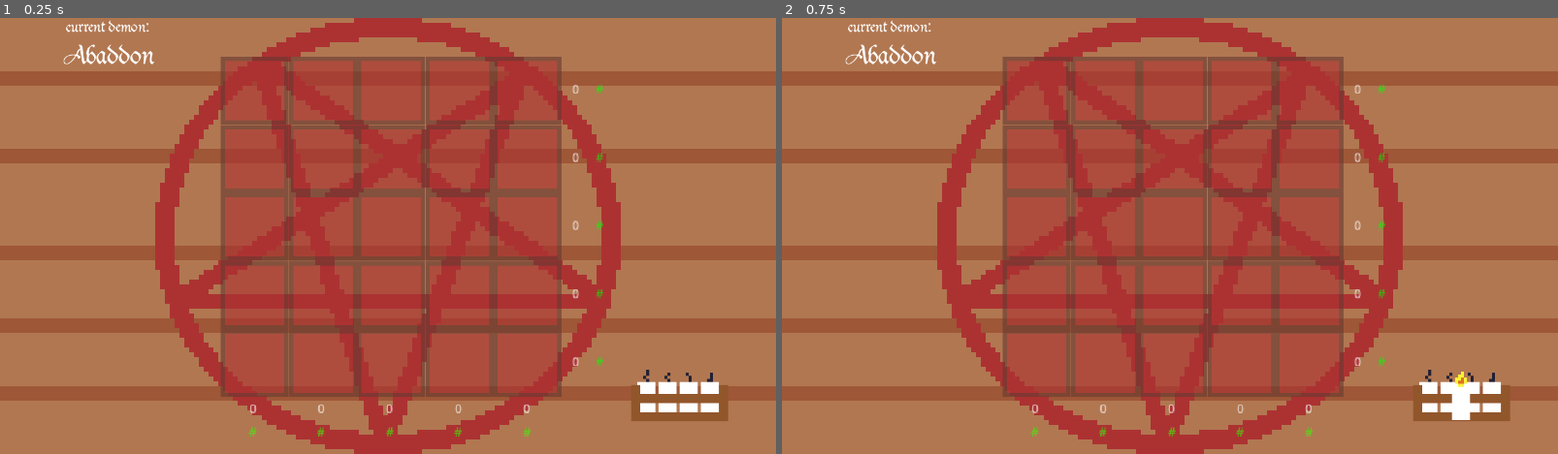
Above: before the commit, frames 1-2 (left to right).
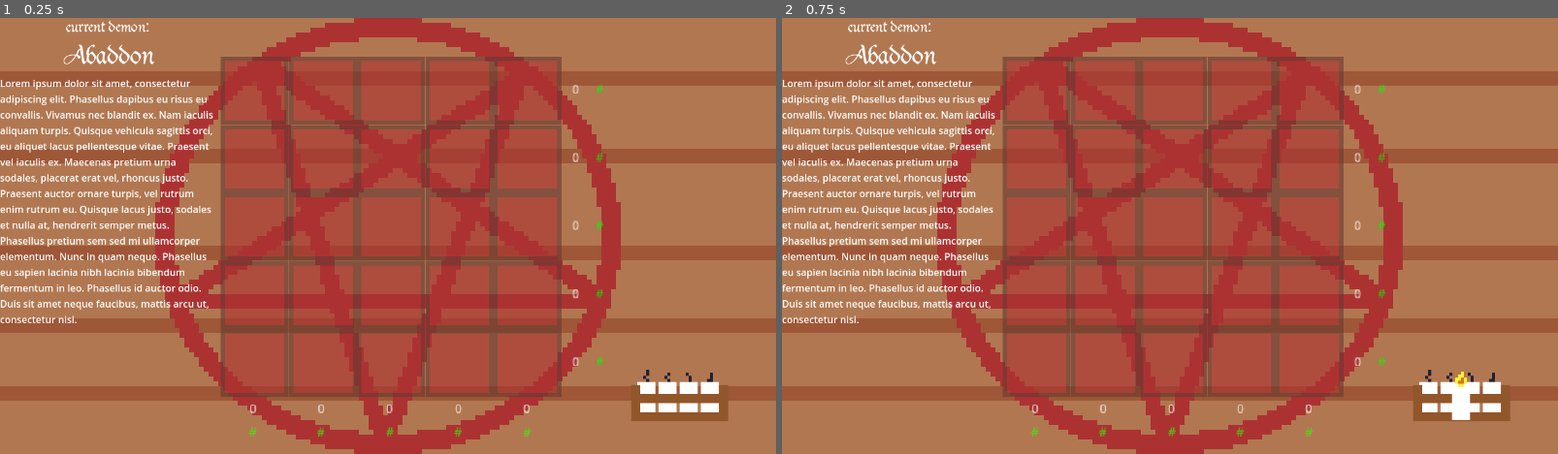
Above: after the commit, the same moments.

Repository: adrientremblay/ld55
Game: Godot game, scene res://scenes/main.tscn
The game is run twice, just before and just after one commit, with the same random seed, the same clock (stepped at 60 frames per second) and the same inputs.
Inputs (mouse positions are in pixels of both pictures, inside the frame that each line leads up to):
- Up to frame 1 (0.25 s): no input
- Up to frame 2 (0.75 s): tap Enter at 0.5 s; move the mouse to (1464, 397) at 0.52 s; press the mouse at (1464, 397) at 0.53 s

The runs differ from the first frame. In frame 1, 3.4% of the frame differs, in the area x 0-28%, y 14-70%; in frame 2, 3.4%.

Commit message:
Added demon description

Diff:
--- a/scenes/grimoire.tscn
+++ b/scenes/grimoire.tscn
@@ -26,3 +26,10 @@
 label_settings = SubResource("LabelSettings_bxfn2")
 horizontal_alignment = 1
 vertical_alignment = 1
+
+[node name="Label" type="Label" parent="."]
+layout_mode = 2
+size_flags_vertical = 3
+text = "Lorem ipsum dolor sit amet, consectetur adipiscing elit. Phasellus dapibus eu risus eu convallis. Vivamus nec blandit ex. Nam iaculis aliquam turpis. Quisque vehicula sagittis orci, eu aliquet lacus pellentesque vitae. Praesent vel iaculis ex. Maecenas pretium urna sodales, placerat erat vel, rhoncus justo. Praesent auctor ornare turpis, vel rutrum enim rutrum eu. Quisque lacus justo, sodales et nulla at, hendrerit semper metus. Phasellus pretium sem sed mi ullamcorper elementum. Nunc in quam neque. Phasellus eu sapien lacinia nibh lacinia bibendum fermentum in leo. Phasellus id auctor odio. Duis sit amet neque faucibus, mattis arcu ut, consectetur nisi."
+autowrap_mode = 2
+clip_text = true
